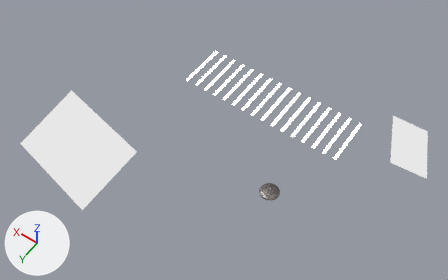
The Blender file otherDocs/textures/3dModelGuitarFret.blend, before and after one commit.
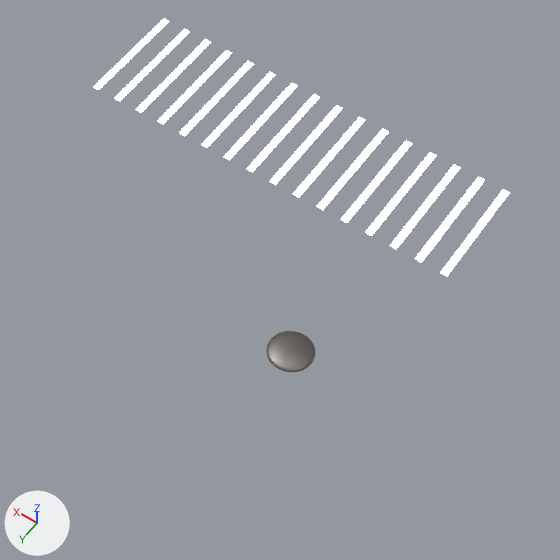
Each version is shown whole from a 50 mm lens placed at (-9.3, 15.76, 26.94), pointed at (0.37, 2.21, 5.66), then close up on the part from 33% to 86% of the width and 15% to 100% of the height. Lighting does not change. The marker at lower left points along +X, +Y and +Z.
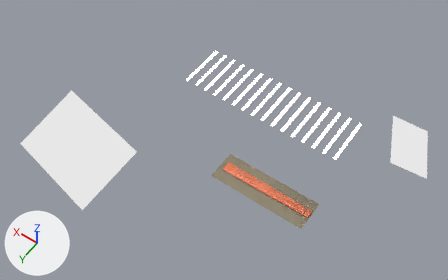
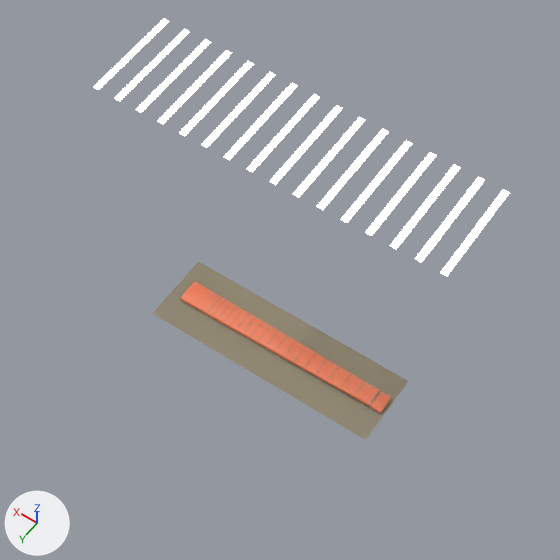
Boxes (x1, y1, x2, y2) around the edits, measured in the close-ups (560 x 560 px):
'Plane.009', shown: after (153, 262, 408, 440)
'Plane', shown: after (180, 282, 391, 413)
'Sphere', hidden: before (266, 331, 315, 372)
'NurbsPath.004', shown: after (207, 293, 390, 399)
'NurbsPath.003', shown: after (205, 296, 388, 402)
'NurbsPath.005', shown: after (211, 292, 392, 398)
'NurbsPath.002', shown: after (204, 300, 386, 405)
'NurbsPath.001', shown: after (203, 304, 381, 406)

The change in detail:
Material 'floor' (mat_floor) changes colour from white #ffffff to yellow #8c8470; in linear values from (1.0, 1.0, 1.0) to (0.263, 0.231, 0.163).
Object 'Plane.009' (ob_plane_009) is now shown.
Object 'NurbsPath.005' (ob_nurbspath_005) is now shown.
Object 'NurbsPath.004' (ob_nurbspath_004) is now shown.
Object 'NurbsPath.003' (ob_nurbspath_003) is now shown.
Object 'NurbsPath.002' (ob_nurbspath_002) is now shown.
Object 'NurbsPath.001' (ob_nurbspath_001) is now shown.
Object 'Plane' (ob_plane) is now shown.
Object 'Sphere' (ob_sphere) is now hidden.
